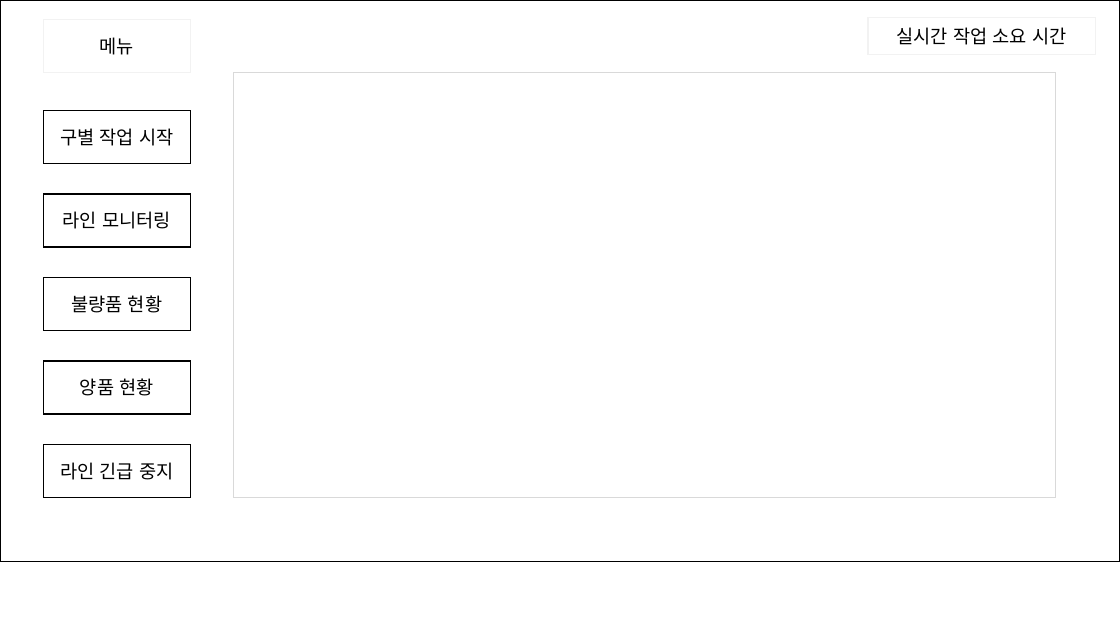
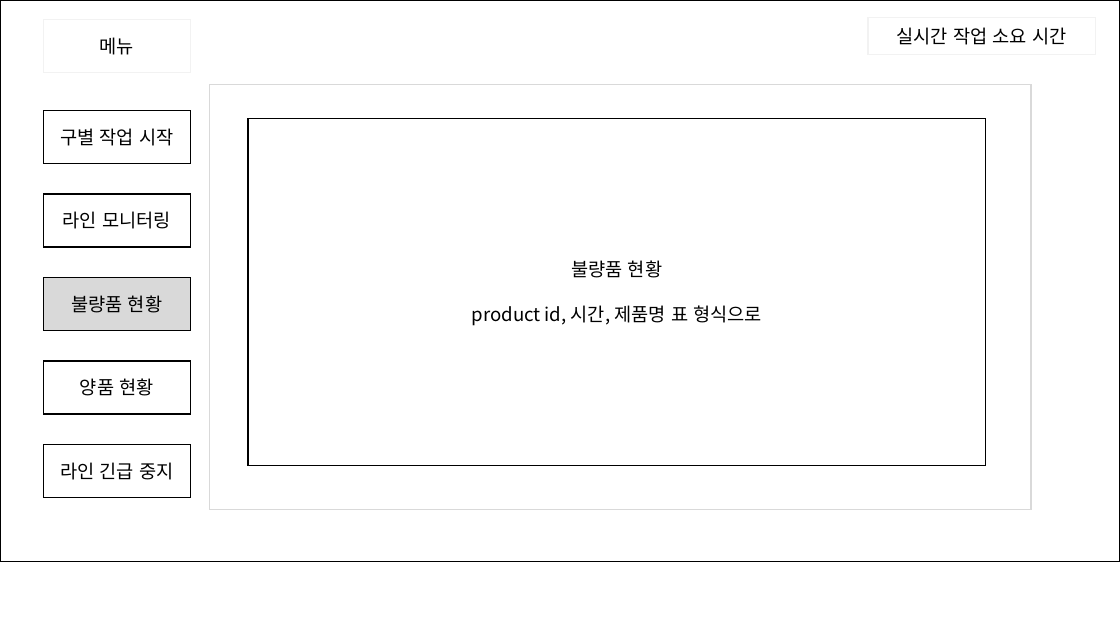
Before and after one commit to ANU-SmartFactory2021/ANU-SmartFactory2021, a slide deck: slide 4 of doc/01. 프로젝트 설계/04. UI/윈폼 구성 샘플.pptx. Drawn at 1120x630 pixels with LibreOffice and Linux fonts; fonts in the diff are those of the drawing. Boxes give left, top, right and bottom in pixels: in the first picture for what was removed or moved away, otherwise in the second. Text is boxed around its words. In the diff, an @@ line names an element or a change of style, - is before the commit and + after.

```diff
--- a/doc/01. 프로젝트 설계/04. UI/윈폼 구성 샘플.pptx
+++ b/doc/01. 프로젝트 설계/04. UI/윈폼 구성 샘플.pptx
@@ rectangle: place and size @@
-rectangle at (234, 72, 1055, 497)
+rectangle at (209, 85, 1031, 510)
@@ rectangle added at (248, 118, 986, 465), fill #FFFFFF, outline #000000 1 pt, 16 pt, text #000000 @@
+불량품 현황
+product id, 시간, 제품명 표 형식으로
@@ rectangle "불량품 현황" at (43, 277, 191, 330): fill #FFFFFF to #D9D9D9 @@
```
Also in this commit, not shown: 4 other slides changed, 1 slide added.
